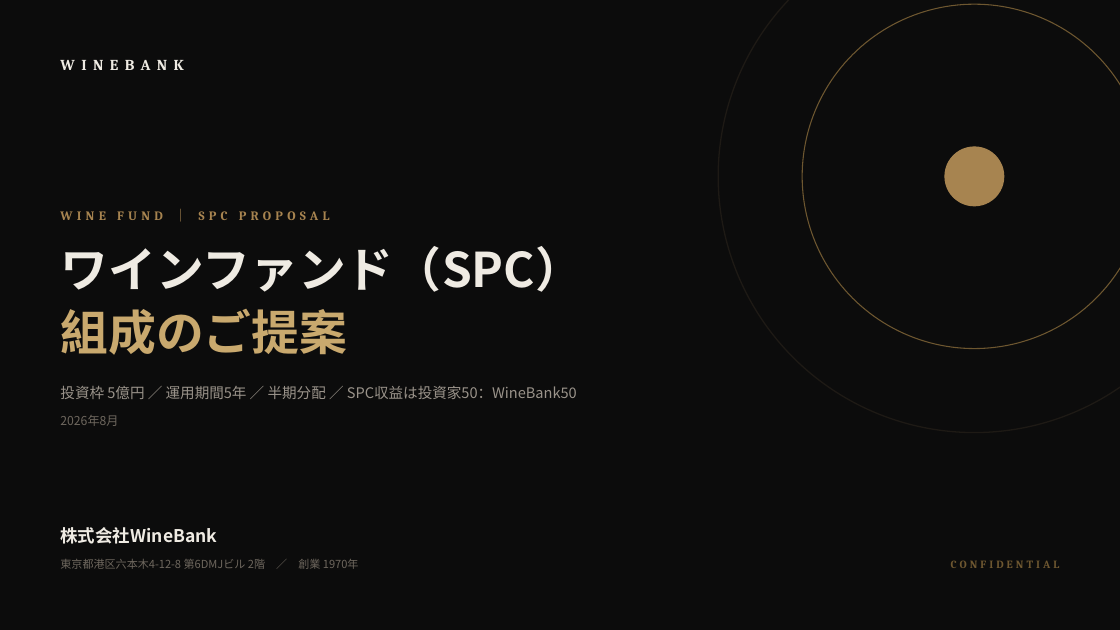
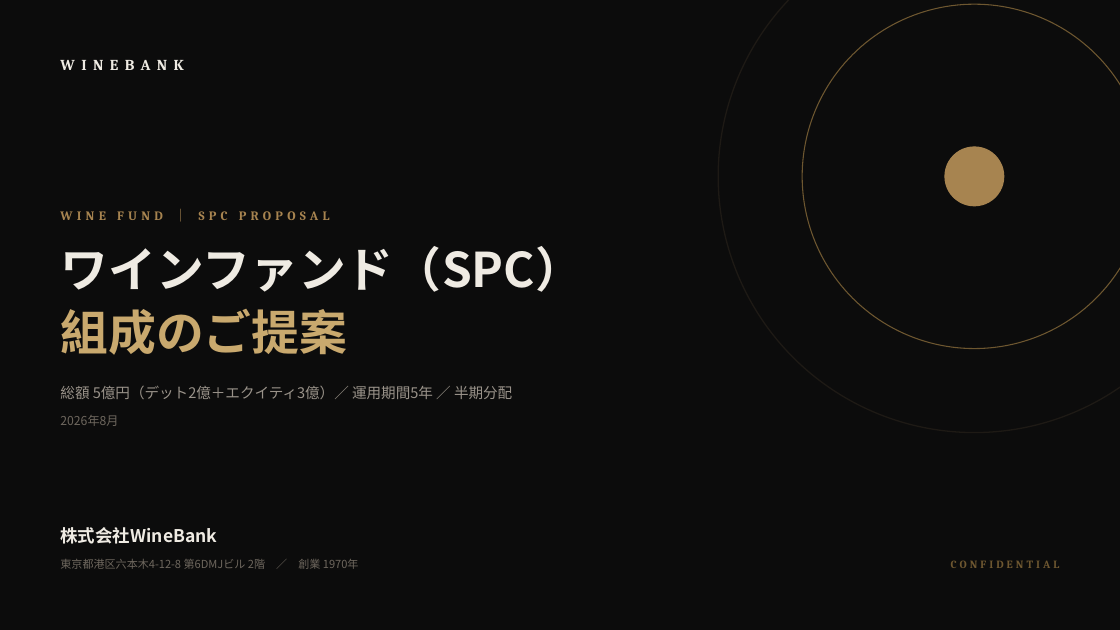
Before and after one commit to nakano-winebank/wine-auction, a slide deck: slide 1 of docs/wine-fund/WineBank_ワインファンドSPC組成提案_5億_20260811.pptx. Drawn at 1120x630 pixels with LibreOffice and Linux fonts; fonts in the diff are those of the drawing. Boxes give left, top, right and bottom in pixels: in the first picture for what was removed or moved away, otherwise in the second. Text is boxed around its words. In the diff, an @@ line names an element or a change of style, - is before the commit and + after.

```diff
--- a/docs/wine-fund/WineBank_ワインファンドSPC組成提案_5億_20260811.pptx
+++ b/docs/wine-fund/WineBank_ワインファンドSPC組成提案_5億_20260811.pptx
@@ text at box(60, 386, 512, 399): text changed @@
-投資枠 5億円 ／ 運用期間5年 ／ 半期分配 ／ SPC収益は投資家50：WineBank50
+総額 5億円（デット2億＋エクイティ3億）／ 運用期間5年 ／ 半期分配
```
Also in this commit, not shown: 18 other slides changed, 4 slides added, 5 other files.
